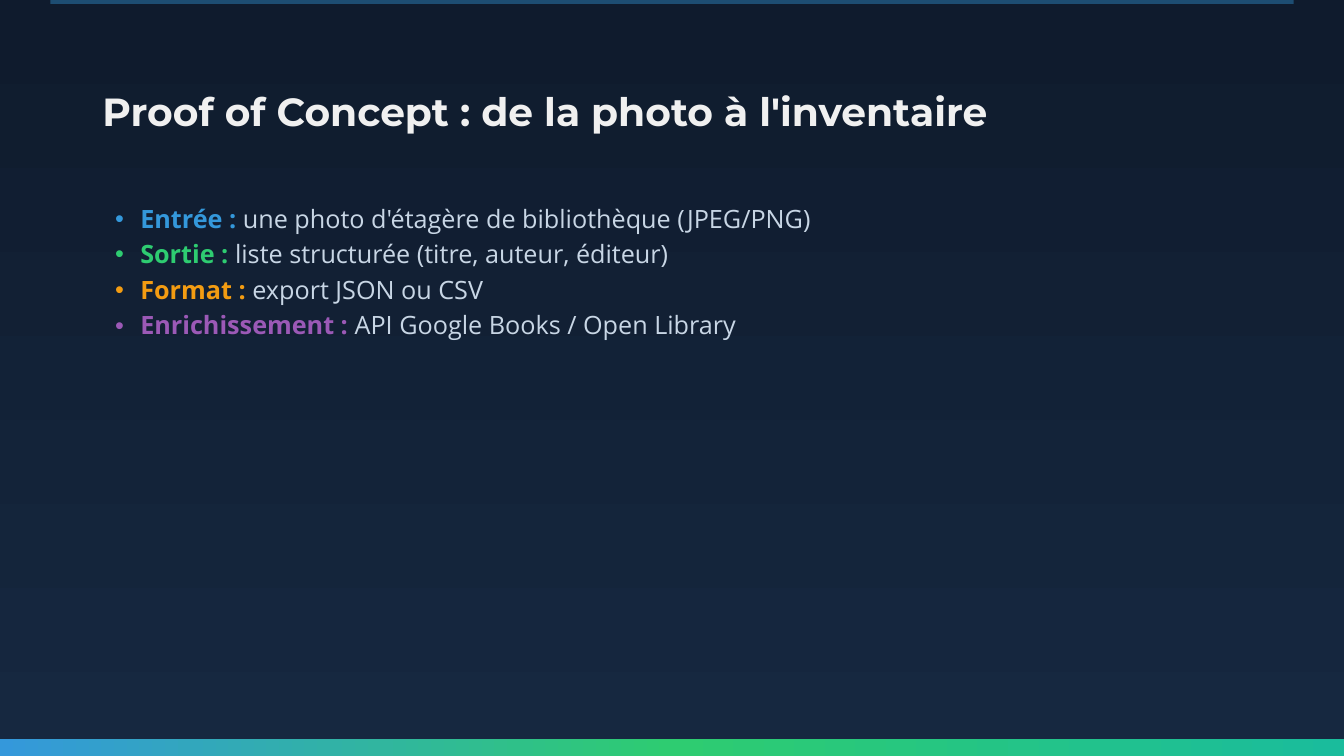
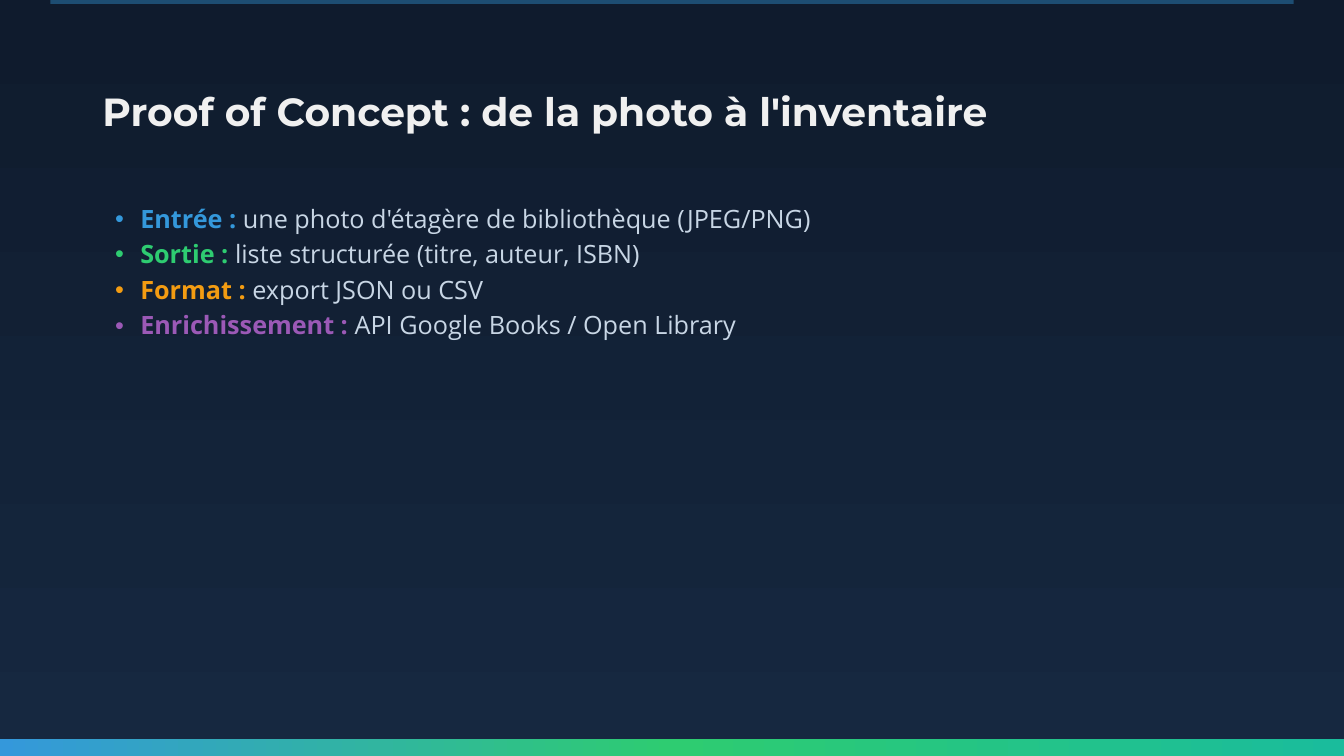
Before and after one commit to toba75/CV_Mini_Projet, a slide deck: slide 4 of docs/Shelf Scan.pptx. Drawn at 1344x756 pixels with LibreOffice and Linux fonts; fonts in the diff are those of the drawing. Boxes give left, top, right and bottom in pixels: in the first picture for what was removed or moved away, otherwise in the second. Text is boxed around its words. In the diff, an @@ line names an element or a change of style, - is before the commit and + after.

```diff
--- a/docs/Shelf Scan.pptx
+++ b/docs/Shelf Scan.pptx
@@ text at (140, 243, 640, 267): text changed @@
-• Sortie : liste structurée (titre, auteur, éditeur)
+• Sortie : liste structurée (titre, auteur, ISBN)
```
Also in this commit, not shown: 3 other slides changed, 1 other file.
